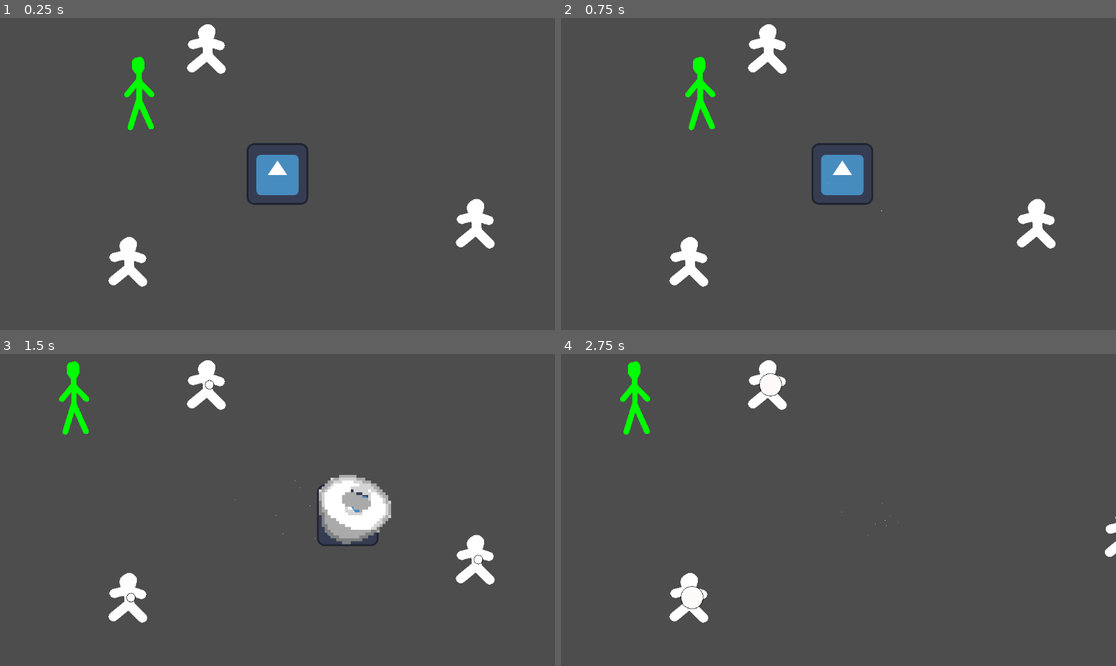
Above: before the commit, frames 1-4 (two rows, left to right).
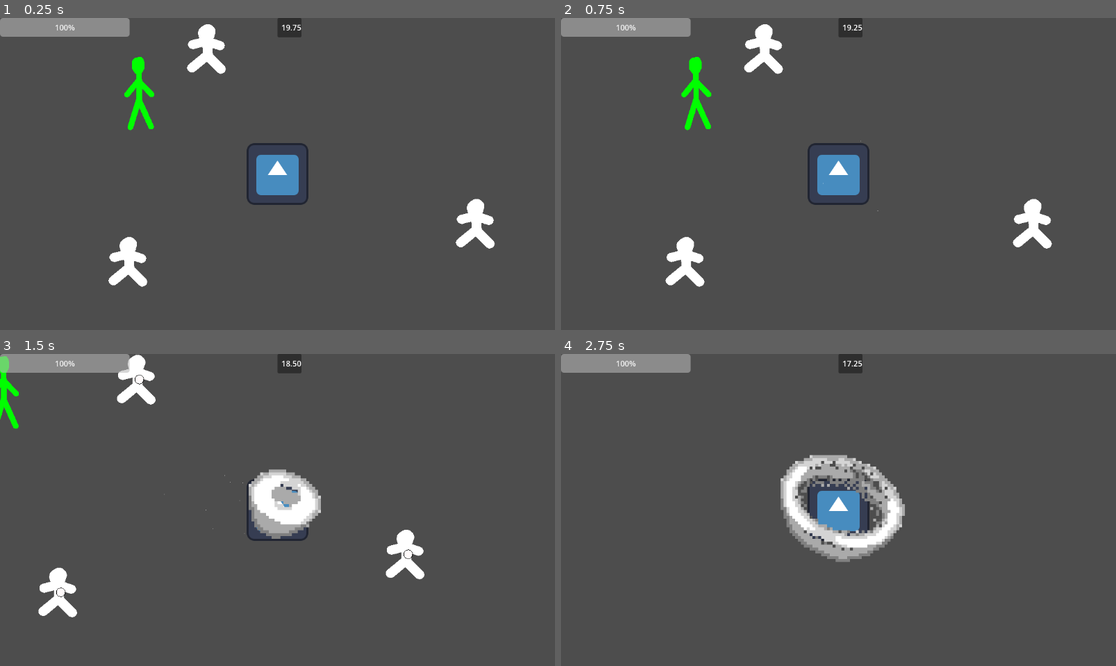
Above: after the commit, the same moments.

Repository: skeeeth/Krampus-Game
Game: Godot game, scene res://sack_world.tscn
Same seed, same stepped clock (60 frames per second), same inputs: the game is played once before the commit and once after it. The engine's default icon, where the game draws it, is replaced by a stand-in: a white triangle on a blue panel in a dark square.
Inputs:
- Up to frame 1 (0.25 s): no input
- Up to frame 2 (0.75 s): tap Enter at 0.5 s; hold Right (right) from 0.53 s (still down); hold X (attack) from 0.53 s (still down)
- Up to frame 3 (1.5 s): tap 1 (dev1) at 0.8, 1.35 s; release Right (right) at 1.28 s; release X (attack) at 1.28 s; hold Down (down) from 1.28 s (still down)
- Up to frame 4 (2.75 s): tap X (attack) at 1.55 s; release Down (down) at 2.03 s; hold Right (right) from 2.03 s (still down); hold X (attack) from 2.03 s (still down); tap 1 (dev1) at 2.3 s

The runs differ from the first frame. In frame 1, 1.7% of the frame differs, in the area x 0-55%, y 0-7%; in frame 2, 3.7%; in frame 3, 11%, in the area x 0-90%, y 0-87%; in frame 4, 8.5%.

Commit message:
UI functionality
Health and cheer bar and sack timer all work but could definitely use some beautifying

Diff:
--- a/Combat/KombatKrampus/sack_krampus.gd
+++ b/Combat/KombatKrampus/sack_krampus.gd
@@ -7,4 +7,6 @@
 	move_and_slide()
 
 func take_damage(amount:float, kb:Vector2 = Vector2.ZERO):
+	PlayerVariables.current_health -= amount
+	#kb velocity += kb
 	pass
--- a/Combat/KombatKrampus/sack_krampus.tscn
+++ b/Combat/KombatKrampus/sack_krampus.tscn
@@ -12,6 +12,7 @@
 [ext_resource type="Script" path="res://Combat/KombatKrampus/AttackHitbox.gd" id="9_lhobn"]
 [ext_resource type="Script" path="res://Combat/KombatKrampus/Visual.gd" id="9_yecmo"]
 [ext_resource type="Texture2D" uid="uid://bg4hx3t8gnwp5" path="res://Player/hit04.png" id="11_nbwxv"]
+[ext_resource type="PackedScene" uid="uid://b4w75pwooriub" path="res://Combat/UI/CombatUI.tscn" id="13_08agu"]
 
 [sub_resource type="CapsuleShape2D" id="CapsuleShape2D_6pwbh"]
 
@@ -294,4 +295,6 @@
 radial_accel_min = -70.27
 radial_accel_max = -48.65
 
+[node name="Camera2D" parent="." instance=ExtResource("13_08agu")]
+
 [connection signal="animation_looped" from="SpinAttack" to="StateMachine/Spin" method="_on_spin_attack_animation_looped"]
--- /dev/null
+++ b/Combat/UI/CombatUI.tscn
@@ -0,0 +1,52 @@
+[gd_scene load_steps=8 format=3 uid="uid://b4w75pwooriub"]
+
+[ext_resource type="Script" path="res://Combat/UI/combat_ui.gd" id="1_22rx2"]
+[ext_resource type="Shader" path="res://Shaders/Squeeze.gdshader" id="2_ulonn"]
+[ext_resource type="PackedScene" uid="uid://cuiyko1ty38wq" path="res://Combat/UI/healthbar.tscn" id="3_jdtuh"]
+
+[sub_resource type="Gradient" id="Gradient_0614g"]
+colors = PackedColorArray(0.3, 0.3, 0.3, 1, 1, 1, 1, 1)
+
+[sub_resource type="FastNoiseLite" id="FastNoiseLite_2beou"]
+frequency = 0.0027
+
+[sub_resource type="NoiseTexture2D" id="NoiseTexture2D_bs68w"]
+color_ramp = SubResource("Gradient_0614g")
+noise = SubResource("FastNoiseLite_2beou")
+
+[sub_resource type="ShaderMaterial" id="ShaderMaterial_viv7k"]
+shader = ExtResource("2_ulonn")
+shader_parameter/intensity = 0.0
+shader_parameter/noise = SubResource("NoiseTexture2D_bs68w")
+
+[node name="Camera2D" type="Camera2D"]
+z_index = 1024
+script = ExtResource("1_22rx2")
+
+[node name="Lens" type="ColorRect" parent="."]
+material = SubResource("ShaderMaterial_viv7k")
+anchors_preset = 8
+anchor_left = 0.5
+anchor_top = 0.5
+anchor_right = 0.5
+anchor_bottom = 0.5
+offset_left = -960.0
+offset_top = -540.0
+offset_right = 960.0
+offset_bottom = 540.0
+grow_horizontal = 2
+grow_vertical = 2
+
+[node name="ProgressBar" parent="." instance=ExtResource("3_jdtuh")]
+offset_left = 161.0
+offset_top = 119.0
+offset_right = 430.0
+offset_bottom = 158.0
+
+[node name="Timer_Container" type="PanelContainer" parent="."]
+z_index = 1
+offset_right = 40.0
+offset_bottom = 40.0
+
+[node name="Timer" type="Label" parent="Timer_Container"]
+layout_mode = 2
--- /dev/null
+++ b/Combat/UI/combat_ui.gd
@@ -0,0 +1,43 @@
+extends Camera2D
+
+#@onready var progress_bar: ProgressBar = $ProgressBar
+@onready var timer: Label = $Timer_Container/Timer
+var time:float = 20.0
+@export var transition_time:float = 2.0
+@onready var lens: ColorRect = 	$Lens
+var fading:bool = false
+# Called when the node enters the scene tree for the first time.
+func _ready() -> void:
+	$Timer_Container.position.y = -get_viewport_rect().size.y/2.0
+	lens.size = get_viewport_rect().size
+	lens.position = -get_viewport_rect().size/2.0
+	make_current()
+	pass # Replace with function body.
+
+
+# Called every frame. 'delta' is the elapsed time since the previous frame.
+func _process(delta: float) -> void:
+	time -= delta
+	timer.text = "  %2.2f" %time
+	if time < 0:
+		PlayerVariables.current_health += PlayerVariables.sack_heal
+		PlayerVariables.current_health = clamp(
+				PlayerVariables.current_health,0,PlayerVariables.max_hp)
+		get_tree().change_scene_to_file("res://cart_test.tscn")
+	#if time < transition_time:
+		#if !fading:
+			#fade_out()
+
+#dont actually like how this looks so disabled for now
+func fade_out():
+	fading = true
+	var transition = create_tween()
+
+	#tween_method can only interpolate on on the first argument of a callable
+	# so I have to make a lambda just to swap the arg order
+	var rssp = func reversed_set_shader_parameter(val,uniform): #lambda
+		lens.material.set_shader_parameter(uniform,val)
+
+	transition.tween_method(rssp.bind("intensity"),0.0,10.0,transition_time);
+	await transition.finished
+	get_tree().change_scene_to_file("res://cart_test.tscn")
--- /dev/null
+++ b/Combat/UI/healthbar.gd
@@ -0,0 +1,18 @@
+extends ProgressBar
+
+
+# Called when the node enters the scene tree for the first time.
+func _ready() -> void:
+	scale.x = 1.0/get_parent().zoom.x
+	scale.y = 1.0/get_parent().zoom.y
+	position.x = -(get_viewport_rect().size.x/2.0)/get_parent().zoom.x
+	position.y = -(get_viewport_rect().size.y/2.0)/get_parent().zoom.y
+
+	max_value = PlayerVariables.current_health
+	pass # Replace with function body.
+
+
+# Called every frame. 'delta' is the elapsed time since the previous frame.
+func _process(delta: float) -> void:
+	value = PlayerVariables.current_health
+	pass
--- /dev/null
+++ b/Combat/UI/healthbar.tscn
@@ -0,0 +1,10 @@
+[gd_scene load_steps=2 format=3 uid="uid://cuiyko1ty38wq"]
+
+[ext_resource type="Script" path="res://Combat/UI/healthbar.gd" id="1_c2hhv"]
+
+[node name="ProgressBar" type="ProgressBar"]
+z_index = 1
+offset_right = 269.0
+offset_bottom = 39.0
+size_flags_horizontal = 0
+script = ExtResource("1_c2hhv")
--- a/Combat/snowball.gd
+++ b/Combat/snowball.gd
@@ -19,6 +19,8 @@
 func _process(delta: float) -> void:
 	queue_redraw()
 	position += speed * direction
+	if size == 0:
+		queue_free()
 	pass
 
 
--- a/Player/krampus.gd
+++ b/Player/krampus.gd
@@ -6,6 +6,12 @@
 var cart:ShoppingCart = null
 
 var facing_direction:Vector2 = Vector2.RIGHT
+
+func _ready() -> void:
+	global_position = PlayerVariables.previous_position
+
+func _exit_tree() -> void:
+	PlayerVariables.previous_position = global_position
 
 func on_attempt_interaction(interaction_target:InteractableArea):
 	if (cart != null):
--- a/Player/player_variables.gd
+++ b/Player/player_variables.gd
@@ -1,3 +1,8 @@
 extends Node
 
 var sack_npc_type_counts = {}
+var previous_position:Vector2
+var current_health:float = 100
+var max_hp:float = 100
+var sack_heal:float = 20
+var cheer_rate:float = 10.0
--- /dev/null
+++ b/Shaders/Squeeze.gdshader
@@ -0,0 +1,26 @@
+shader_type canvas_item;
+uniform sampler2D noise;
+uniform float intensity;
+uniform sampler2D screen_texture: hint_screen_texture, repeat_disable;
+void vertex() {
+	//VERTEX.x *= 1.0-(intensity/5.0);
+	//VERTEX.y *= 1.0-(intensity/5.0);
+}
+
+void fragment() {
+	vec2 center = vec2(0.5); //vec2(cos(angle*TAU),sin(angle*TAU));
+	vec2 diff = SCREEN_UV-center;
+	float d = distance(center,SCREEN_UV);
+	float frag_a = atan(diff.y,diff.x);
+	float noise_a = mix(0,-PI/2.0,frag_a/TAU);
+	vec2 ang_p = vec2(cos(noise_a),sin(noise_a));
+	float y_change = intensity*(texture(noise,ang_p).b-0.0);
+	vec2 read_uv = SCREEN_UV+(diff*y_change);
+	//read_uv = clamp(read_uv,vec2(0.0),vec2(0.5));
+	COLOR = texture(screen_texture,read_uv);
+	// Called for every pixel the material is visible on.
+}
+
+void light() {
+	// Called for every pixel for every light affecting the CanvasItem.
+}
--- /dev/null
+++ b/SpiritBar.gd
@@ -0,0 +1,14 @@
+extends ProgressBar
+
+# Called when the node enters the scene tree for the first time.
+func _ready() -> void:
+	pass # Replace with function body.
+
+
+# Called every frame. 'delta' is the elapsed time since the previous frame.
+func _process(delta: float) -> void:
+	value += delta * PlayerVariables.cheer_rate
+	if value >= 100.0:
+		#could do some kind of transition
+		get_tree().change_scene_to_file("res://sack_world.tscn")
+	pass
--- a/cart_test.tscn
+++ b/cart_test.tscn
@@ -1,9 +1,11 @@
-[gd_scene load_steps=10 format=3 uid="uid://cjkdw2t1rp0q5"]
+[gd_scene load_steps=12 format=3 uid="uid://cjkdw2t1rp0q5"]
 
 [ext_resource type="PackedScene" uid="uid://cdv7yypqfldh4" path="res://Carts/shopping_cart.tscn" id="1_qvt7r"]
 [ext_resource type="PackedScene" uid="uid://prm2p3mxsryu" path="res://Player/krampus.tscn" id="2_regcu"]
 [ext_resource type="PackedScene" uid="uid://b73boev43352m" path="res://npc/kid.tscn" id="3_fb7kf"]
+[ext_resource type="PackedScene" uid="uid://cuiyko1ty38wq" path="res://Combat/UI/healthbar.tscn" id="3_h6s5m"]
 [ext_resource type="PackedScene" uid="uid://wg71xd4yobi7" path="res://npc/guard.tscn" id="4_oi8dt"]
+[ext_resource type="Script" path="res://SpiritBar.gd" id="4_owime"]
 [ext_resource type="PackedScene" uid="uid://qgltf060t87h" path="res://Environment/shelf.tscn" id="5_pccs1"]
 [ext_resource type="Texture2D" uid="uid://st7m3f6mvyde" path="res://white_square.png" id="6_7ar8m"]
 [ext_resource type="Texture2D" uid="uid://cofnknj7tvoa3" path="res://Environment/white_checkered_tile.png" id="7_v53y3"]
@@ -25,6 +27,19 @@
 
 [node name="Camera2D" type="Camera2D" parent="Krampus"]
 zoom = Vector2(0.8, 0.8)
+
+[node name="ProgressBar" parent="Krampus/Camera2D" instance=ExtResource("3_h6s5m")]
+
+[node name="CheerBar" type="ProgressBar" parent="Krampus/Camera2D"]
+anchors_preset = 5
+anchor_left = 0.5
+anchor_right = 0.5
+offset_left = -645.0
+offset_top = 311.0
+offset_right = 646.0
+offset_bottom = 388.0
+grow_horizontal = 2
+script = ExtResource("4_owime")
 
 [node name="ShoppingCart2" parent="." instance=ExtResource("1_qvt7r")]
 position = Vector2(618, 266)
--- a/npc/combat_npc.gd
+++ b/npc/combat_npc.gd
@@ -9,6 +9,7 @@
 func _ready() -> void:
 	player = get_tree().get_first_node_in_group("Player")
 
+@warning_ignore("unused_parameter")
 func _process(delta: float) -> void:
 	diff = player.global_position - global_position
 
--- a/npc/npc_states/Snowball_Throw.gd
+++ b/npc/npc_states/Snowball_Throw.gd
@@ -12,6 +12,7 @@
 func enter():
 	thrown = false
 	snowball = snowball_scene.instantiate()
+	var start_snowball = snowball
 	snowball.damage = damage
 
 	var grow = create_tween()
@@ -24,8 +25,8 @@
 	parent.add_sibling(snowball)
 
 	await get_tree().create_timer(cast_time).timeout
-
-	if snowball != null:
+	#throw snowball if it still exists and is from the same attack
+	if snowball != null and snowball == start_snowball:
 		snowball.monitoring = true
 		snowball.speed = throw_strength
 		thrown = true
@@ -37,7 +38,6 @@
 	if !thrown:
 		var shrink = create_tween()
 		shrink.tween_property(snowball,"size",0,0.1)
-		shrink.tween_callback(snowball.queue_free)
 		snowball = null
 	pass
 
--- a/sack_world.tscn
+++ b/sack_world.tscn
@@ -14,8 +14,6 @@
 [node name="Kid" parent="." instance=ExtResource("4_gr2bh")]
 position = Vector2(417, 103)
 
-[node name="Camera2D" type="Camera2D" parent="."]
-
 [node name="Kid2" parent="." instance=ExtResource("4_gr2bh")]
 position = Vector2(-141, -260)
 
Not shown: 1 places in Combat/KombatKrampus/sack_krampus.tscn that only renumber resources
